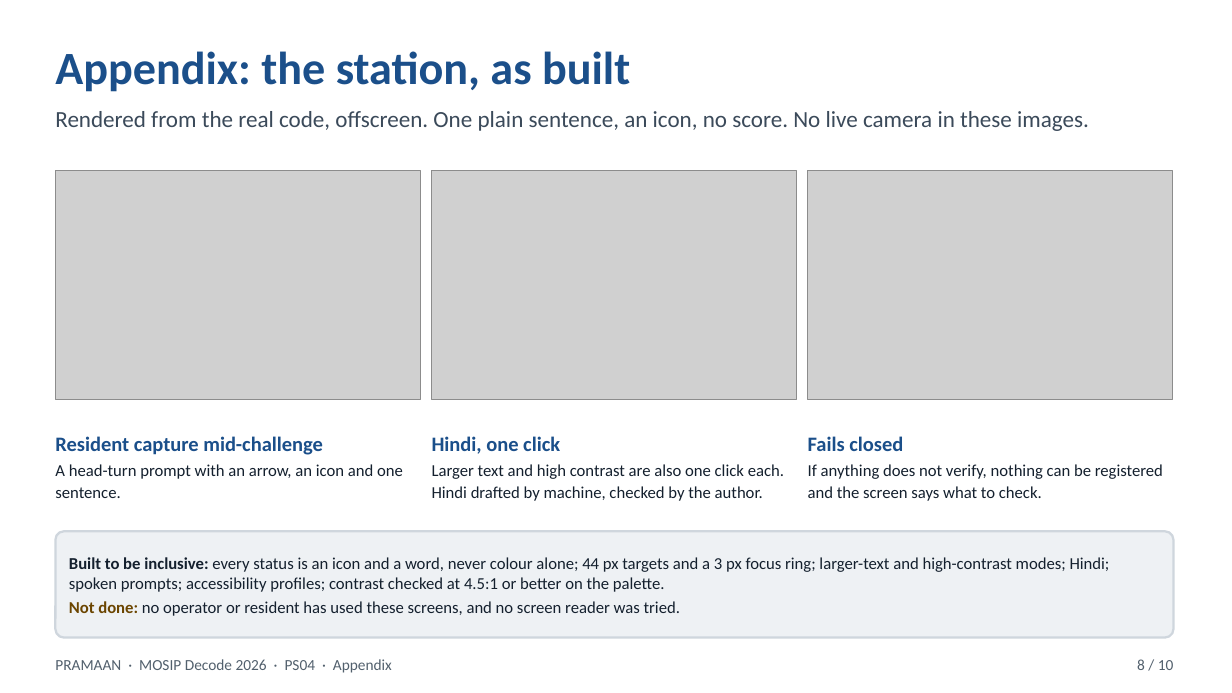
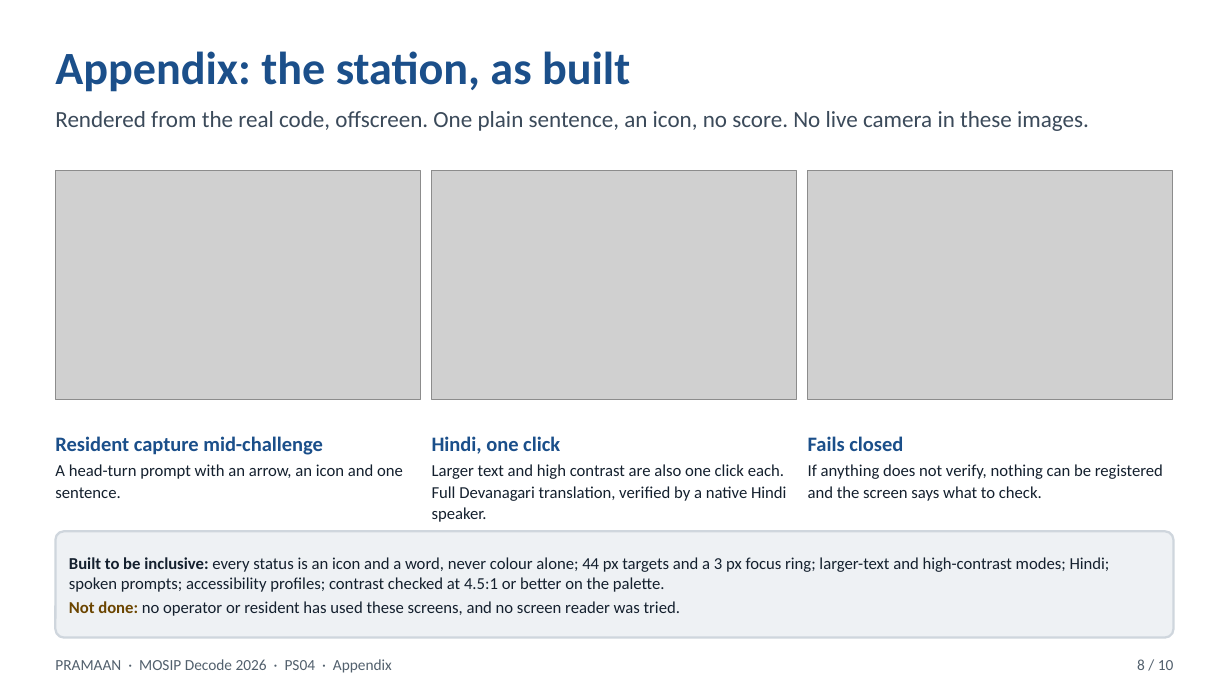
Before and after one commit to GargBhavya-tech/pramaan, a slide deck: slide 8 of docs/submission/PRAMAAN-pitch-full-10slides.pptx. Drawn at 1232x693 pixels with LibreOffice and Linux fonts; fonts in the diff are those of the drawing; grey boxes stand for pictures. Boxes give left, top, right and bottom in pixels: in the first picture for what was removed or moved away, otherwise in the second. Text is boxed around its words. In the diff, an @@ line names an element or a change of style, - is before the commit and + after.

```diff
--- a/docs/submission/PRAMAAN-pitch-full-10slides.pptx
+++ b/docs/submission/PRAMAAN-pitch-full-10slides.pptx
@@ text at box(432, 464, 787, 522): text changed @@
-Larger text and high contrast are also one click each. Hindi drafted by machine, checked by the author.
+Larger text and high contrast are also one click each. Full Devanagari translation, verified by a native Hindi speaker.
```
Also in this commit, not shown: 2 other slides changed, 5 other files.
